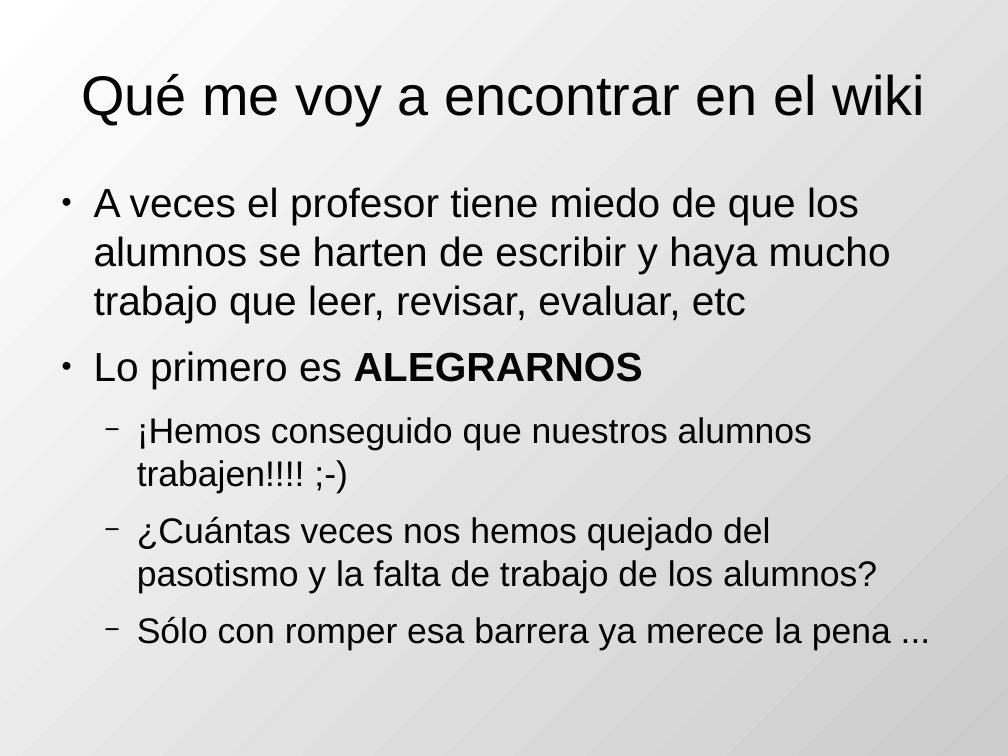
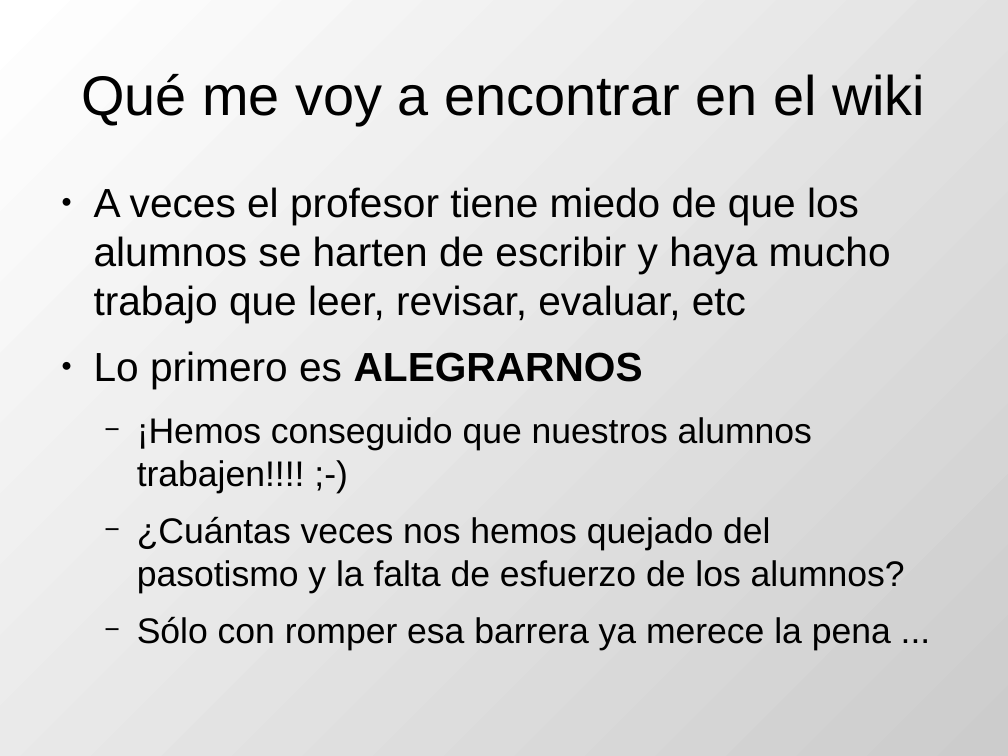
Before and after one commit to DrPantera/wikis4education, a slide deck: slide 6 of uca-2014/tema-5-EvaluacionWikis.odp. Drawn at 1008x756 pixels with LibreOffice and Linux fonts; fonts in the diff are those of the drawing. Boxes give left, top, right and bottom in pixels: in the first picture for what was removed or moved away, otherwise in the second. Text is boxed around its words. In the diff, an @@ line names an element or a change of style, - is before the commit and + after.

```diff
--- a/uca-2014/tema-5-EvaluacionWikis.odp
+++ b/uca-2014/tema-5-EvaluacionWikis.odp
@@ text at box(137, 516, 905, 593): text changed @@
-  − ¿Cuántas veces nos hemos quejado del pasotismo y la falta de trabajo de los alumnos?
+  − ¿Cuántas veces nos hemos quejado del pasotismo y la falta de esfuerzo de los alumnos?
```
Also in this commit, not shown: 7 other slides changed, 3 slides added, 1 other file.
